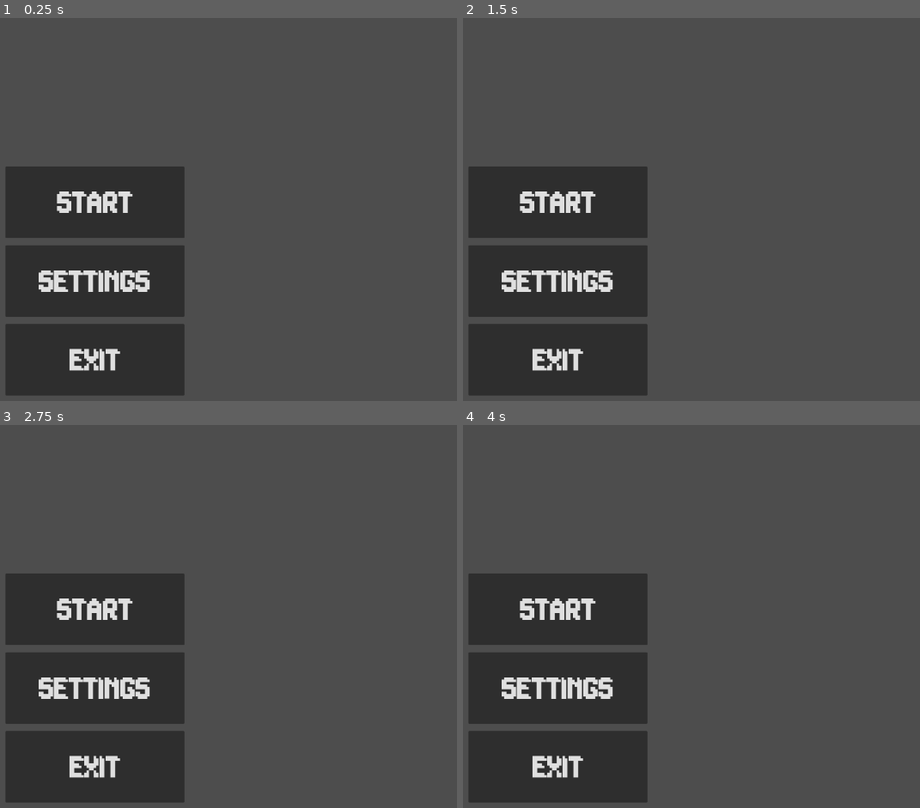
Above: before the commit, frames 1-4 (two rows, left to right).
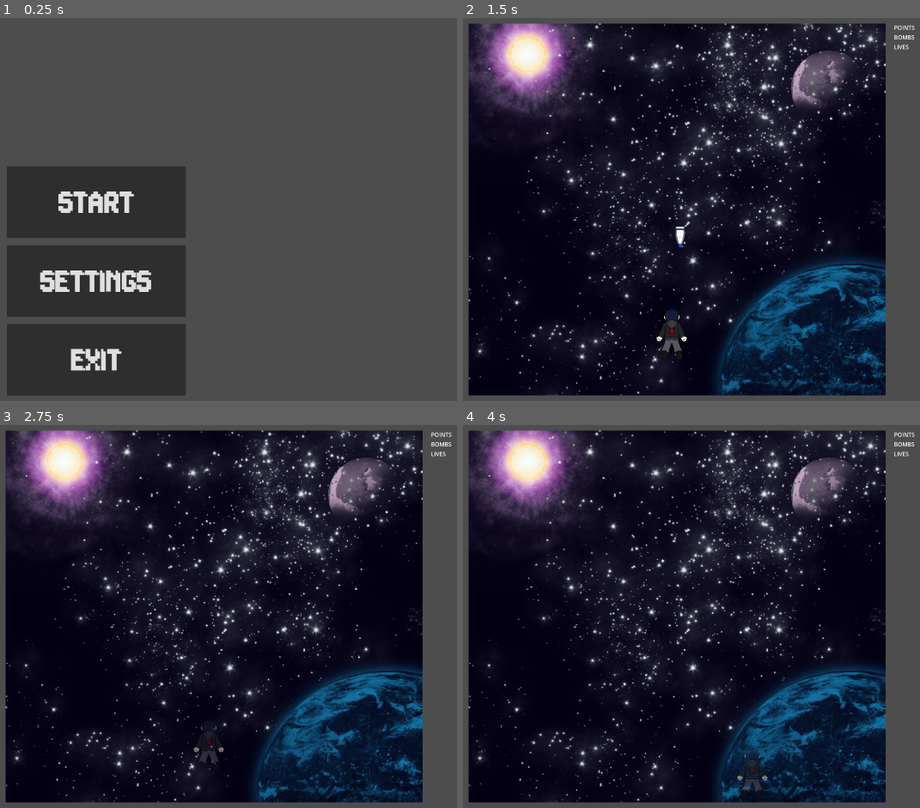
Above: after the commit, the same moments.

Repository: TresSims/Nickel2Danmaku
Game: Godot game, scene res://Levels/MainMenu/MainMenu.tscn
Same seed, same stepped clock (60 frames per second), same inputs: the game is played once before the commit and once after it.
Inputs (mouse positions are in pixels of both pictures, inside the frame that each line leads up to):
- Up to frame 1 (0.25 s): no input
- Up to frame 2 (1.5 s): click "Start" at 0.5 s; click (558, 201) at 1.25 s, where only the run before the commit has a clickable "Start"
- Up to frame 3 (2.75 s): click (95, 689) at 2 s, where only the run before the commit has a clickable "Settings"
- Up to frame 4 (4 s): tap Enter at 2.75 s; hold Right (right) 2.78-3.53 s; hold Shift (switch) 2.78-3.53 s; hold Down (down) from 3.53 s (still down); tap Shift (switch) at 3.6 s

The runs differ from the first frame. In frame 1, 1.2% of the frame differs, in the area x 1-41%, y 38-99%; in frame 2, 85%; in frame 3, 86%; in frame 4, 86%, in the area x 1-99%, y 1-99%.

Commit message:
I think I fixed Menu
it should work now, the control wasn't in the right place.

Diff:
--- a/Levels/MainMenu/MainMenu.tscn
+++ b/Levels/MainMenu/MainMenu.tscn
@@ -14,6 +14,9 @@
 theme_override_constants/margin_bottom = 20
 
 [node name="HBoxContainer" type="HBoxContainer" parent="."]
+layout_mode = 2
+
+[node name="Control" type="Control" parent="HBoxContainer"]
 layout_mode = 2
 
 [node name="VBoxContainer" type="VBoxContainer" parent="HBoxContainer"]
@@ -53,6 +56,3 @@
 [node name="VBoxContainer2" type="VBoxContainer" parent="HBoxContainer"]
 layout_mode = 2
 size_flags_horizontal = 3
-
-[node name="Control" type="Control" parent="."]
-layout_mode = 2
Not shown, added: Actors/Enemy/EnemySS.png.import
